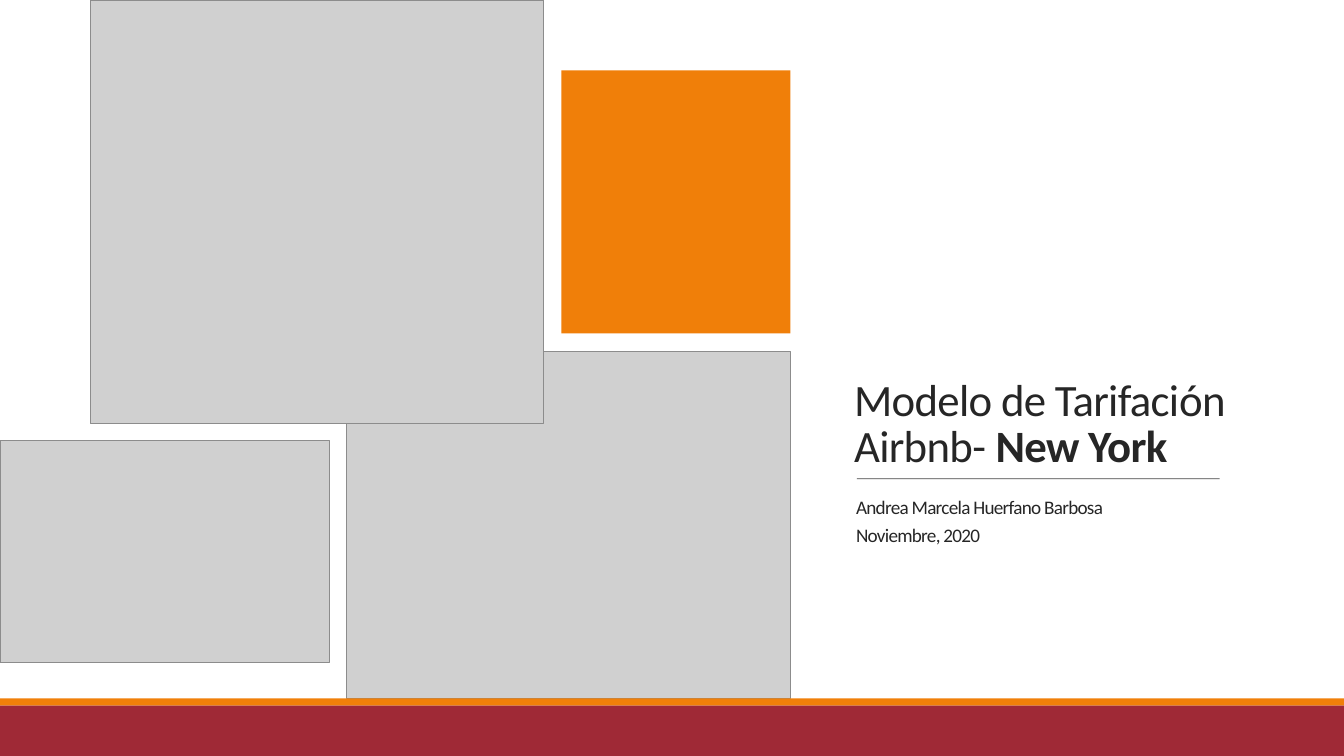
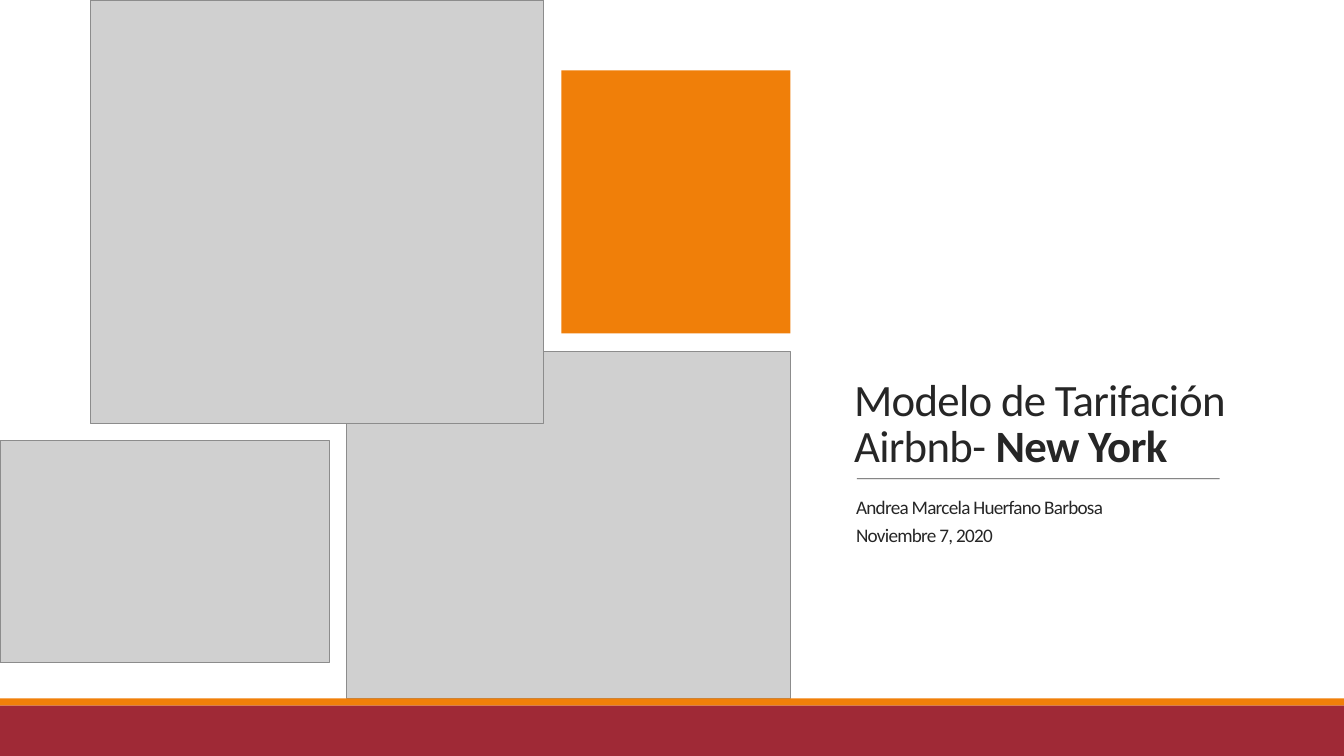
Before and after one commit to anmarphy/Airbnb-Deep-Learning-Pricing-Model, a slide deck: slide 1 of Presentacion_v1.pptx. Drawn at 1344x756 pixels with LibreOffice and Linux fonts; fonts in the diff are those of the drawing; grey boxes stand for pictures. Boxes give left, top, right and bottom in pixels: in the first picture for what was removed or moved away, otherwise in the second. Text is boxed around its words. In the diff, an @@ line names an element or a change of style, - is before the commit and + after.

```diff
--- a/Presentacion_v1.pptx
+++ b/Presentacion_v1.pptx
@@ text at (856,528,993,544): text changed @@
-Noviembre, 2020
+Noviembre 7, 2020
```
Also in this commit, not shown: 6 other slides changed, 2 slides removed.
